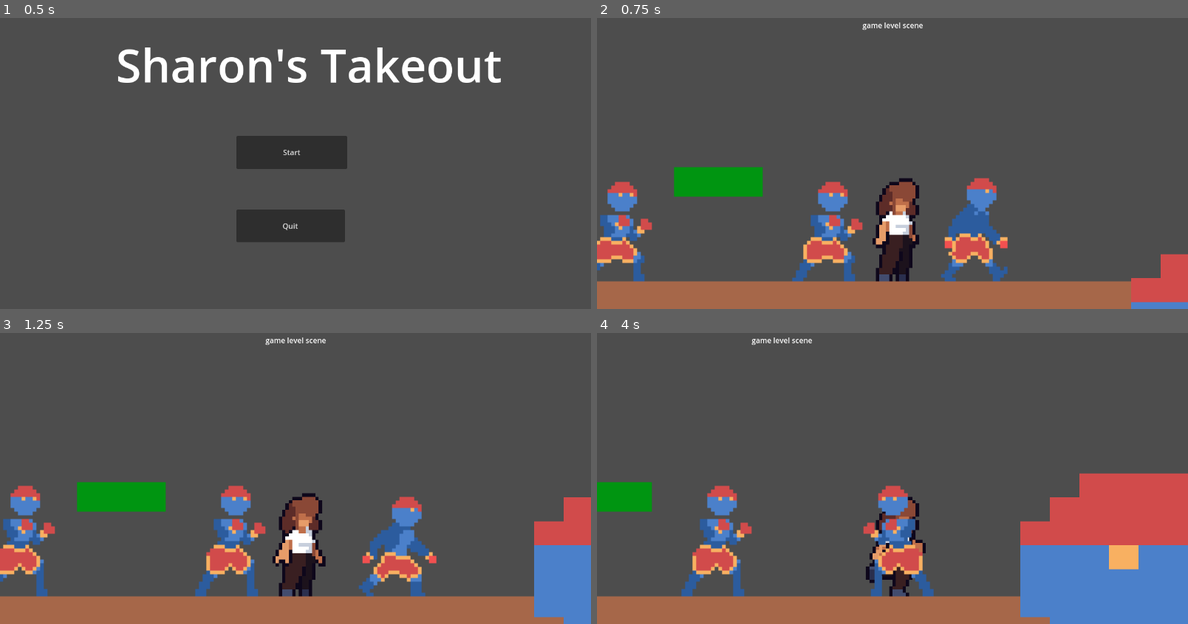
Above: before the commit, frames 1-4 (two rows, left to right).
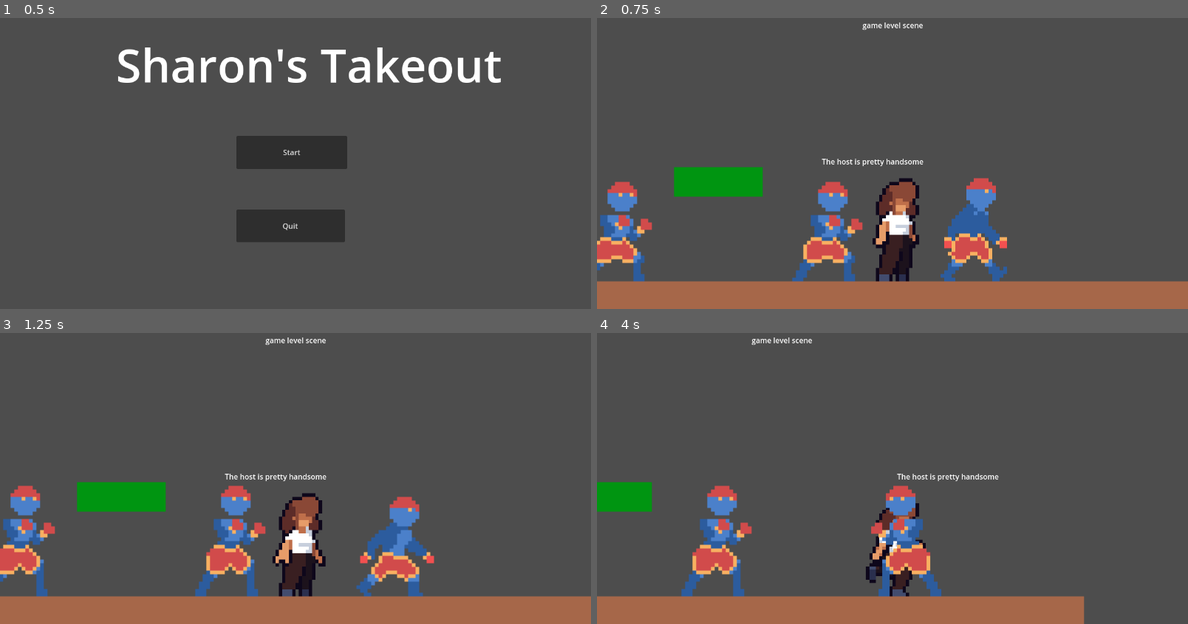
Above: after the commit, the same moments.

Repository: alexgaaranes/coss-gj-2025
Game: Godot game, scene res://levels/menu.tscn
Same seed, same stepped clock (60 frames per second), same inputs: the game is played once before the commit and once after it.
Inputs:
- Up to frame 1 (0.5 s): no input
- Up to frame 2 (0.75 s): click "Start" at 0.5 s
- Up to frame 3 (1.25 s): no input
- Up to frame 4 (4 s): tap Enter (ui_accept) at 1.25, 1.52, 2.27, 3.77 s; hold D (move_right) 1.28-2.03 s; tap Space (interact_food) every 0.75 s from 1.35 to 3.6 s; hold A (move_left) 2.03-2.78 s; hold D (move_right) from 2.78 s (still down)

Frame 1 is identical in both runs. In frame 2, 1.8% of the frame differs, in the area x 38-100%, y 48-100%; in frame 3, 4.7%; in frame 4, 15%, in the area x 45-100%, y 48-100%.

Commit message:
fix: fix game_level logic

Diff:
--- a/levels/game_level.tscn
+++ b/levels/game_level.tscn
@@ -3,8 +3,10 @@
 [ext_resource type="PackedScene" uid="uid://cha2wnaqrkf7s" path="res://scenes/food/food.tscn" id="1_d65c1"]
 [ext_resource type="PackedScene" uid="uid://bhjygflt3q81y" path="res://scenes/maps/fiesta.tscn" id="1_sklrn"]
 [ext_resource type="PackedScene" uid="uid://6er8nk8tyg17" path="res://scenes/player/player.tscn" id="2_d65c1"]
-[ext_resource type="PackedScene" uid="uid://kxmh1ixtccin" path="res://scenes/npc/host_npc.tscn" id="4_n0b0m"]
 [ext_resource type="PackedScene" uid="uid://djbg3adro7lij" path="res://scenes/npc/npc_followpath2d.tscn" id="4_n0b0m"]
+
+[sub_resource type="RectangleShape2D" id="RectangleShape2D_2i5ty"]
+size = Vector2(15.5556, 20)
 
 [sub_resource type="RectangleShape2D" id="RectangleShape2D_n0b0m"]
 size = Vector2(128, 384)
@@ -23,18 +25,26 @@
 
 [node name="Map" parent="." instance=ExtResource("1_sklrn")]
 
-[node name="Player" parent="Map" instance=ExtResource("2_d65c1")]
+[node name="Player" parent="Map" groups=["player_dialogue_detection_group"] instance=ExtResource("2_d65c1")]
 position = Vector2(641, 658)
 scale = Vector2(7.2, 7.2)
 
+[node name="Area2D2" type="Area2D" parent="Map/Player" groups=["player_dialogue_detection_group"]]
+
+[node name="CollisionShape2D" type="CollisionShape2D" parent="Map/Player/Area2D2"]
+position = Vector2(-0.138885, -23.6111)
+shape = SubResource("RectangleShape2D_2i5ty")
+
 [node name="HostNpc" parent="." instance=ExtResource("4_n0b0m")]
+visible = false
 position = Vector2(1350, 653)
 scale = Vector2(8, 6.504)
-SPEED = 200.0
 
-[node name="Area2D2" type="Area2D" parent="Fiesta/CharacterBody2D" groups=["player_dialogue_detection_group"]]
+[node name="Fiesta_CharacterBody2D#Area2D2" type="Area2D" parent="." groups=["player_dialogue_detection_group"]]
+visible = false
 
-[node name="CollisionShape2D" type="CollisionShape2D" parent="Fiesta/CharacterBody2D/Area2D2"]
+[node name="Fiesta_CharacterBody2D_Area2D2#CollisionShape2D" type="CollisionShape2D" parent="."]
+visible = false
 position = Vector2(64, 192)
 shape = SubResource("RectangleShape2D_n0b0m")
 
--- a/scenes/npc/npc_followpath2d.tscn
+++ b/scenes/npc/npc_followpath2d.tscn
@@ -6,9 +6,9 @@
 
 [sub_resource type="Curve2D" id="Curve2D_vu7hf"]
 _data = {
-"points": PackedVector2Array(0, 0, 0, 0, 0, 64, 0, 0, 0, 0, 128, 64, 0, 0, 0, 0, 64, 64, 0, 0, 0, 0, 392, 64, 0, 0, 0, 0, 312, 64, 0, 0, 0, 0, -72, 64, 0, 0, 0, 0, 192, 64, 0, 0, 0, 0, 0, 64, 0, 0, 0, 0, 8, 224)
+"points": PackedVector2Array(0, 0, 0, 0, 0, 64, 0, 0, 0, 0, 128, 64, 0, 0, 0, 0, 64, 64, 0, 0, 0, 0, 392, 64, 0, 0, 0, 0, 312, 64, 0, 0, 0, 0, -72, 64, 0, 0, 0, 0, 192, 64, 0, 0, 0, 0, 0, 64)
 }
-point_count = 9
+point_count = 8
 
 [sub_resource type="AtlasTexture" id="AtlasTexture_2tce6"]
 atlas = ExtResource("2_6s0tf")
